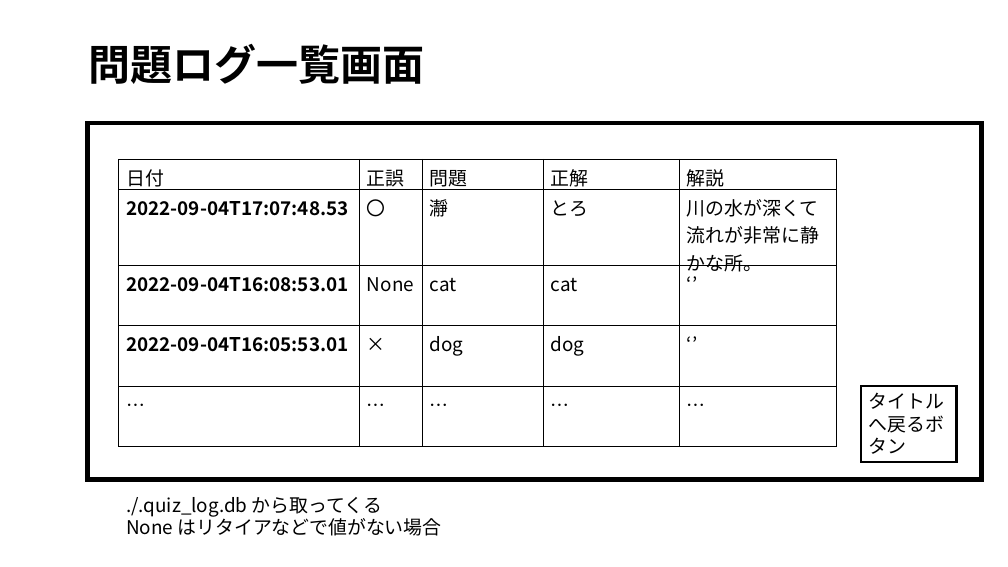
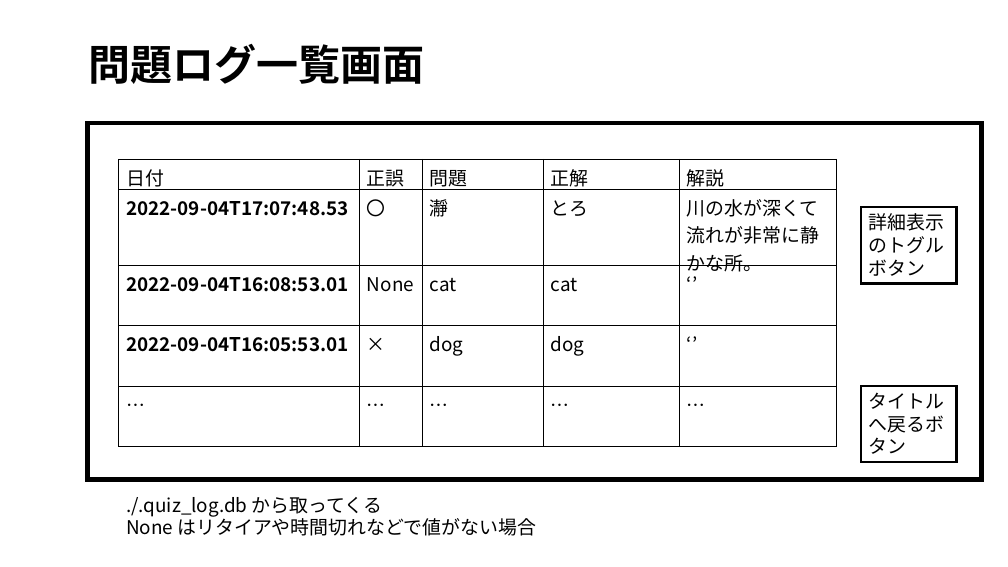
Before and after one commit to tanakai0/stdlib_py_typist, a slide deck: slide 13 of design.pptx. Drawn at 1008x567 pixels with LibreOffice and Linux fonts; fonts in the diff are those of the drawing. Boxes give left, top, right and bottom in pixels: in the first picture for what was removed or moved away, otherwise in the second. Text is boxed around its words. In the diff, an @@ line names an element or a change of style, - is before the commit and + after.

```diff
--- a/design.pptx
+++ b/design.pptx
@@ rectangle added at (861,207,957,284), fill #FFFFFF, outline #000000 2.25 pt, 18 pt, text #000000 @@
+詳細表示のトグルボタン
@@ text at (126,515,536,536): text changed @@
-None はリタイアなどで値がない場合
+None はリタイアや時間切れなどで値がない場合
```
Also in this commit, not shown: 8 other slides changed, 1 slide added.
